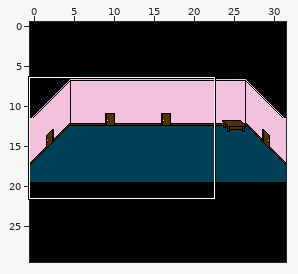
A Tiled map gets an edit: src/assets/maps/hallway.tmx. Above: a wide view before the commit, with the close-up outlined.
Close-up. First the earlier version:
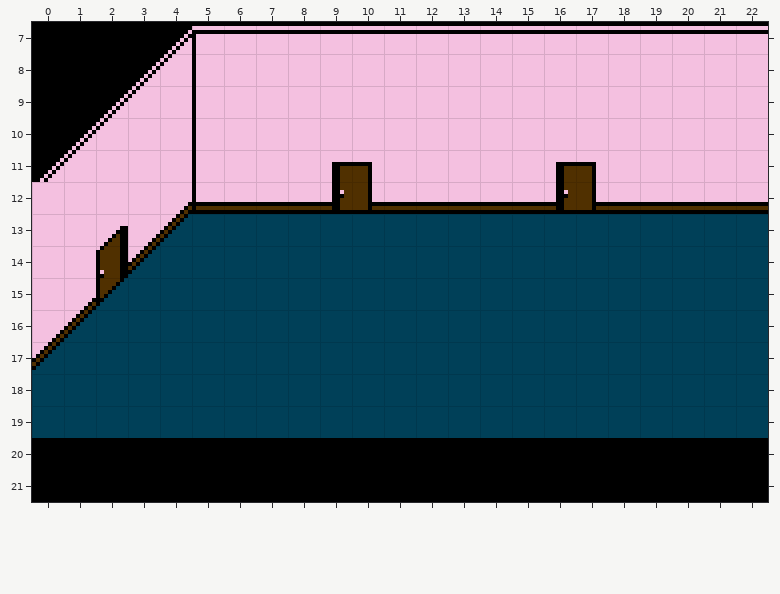
Cells are 8x8 px. Shown: x 0..22, y 7..21. The commit also changed other parts of the map, which this record leaves out. Tiles whose own drawing changed are shown in their newer look in all pictures.
The result:
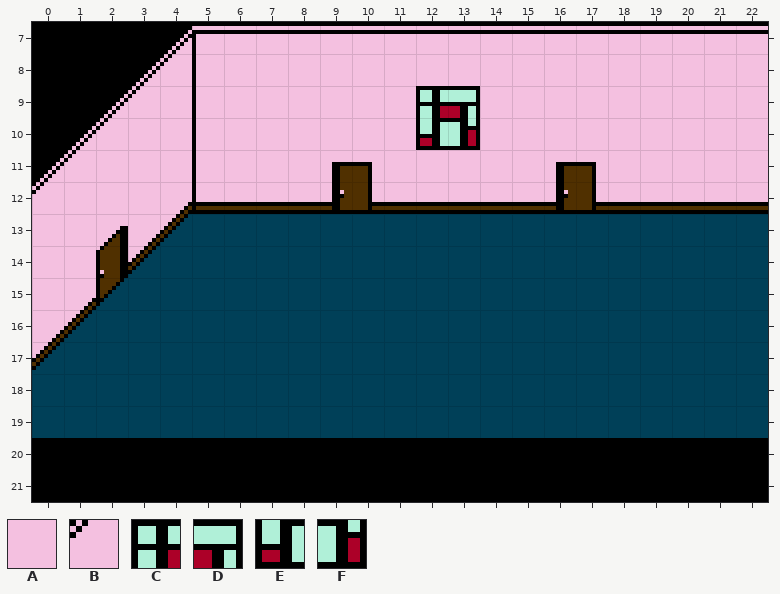
Key: from "tileset": A 1, B 75, C 194, D 195, E 226, F 227.
_ is an empty cell, . an unchanged one.
Change:
--- layer "Tile Layer 1"
@@ x 12..13 @@
- 9 AA
-10 AA
+ 9 CD
+10 EF
--- layer "Tile Layer 2"
@@ x 0..0 @@
-12 _
+12 B
